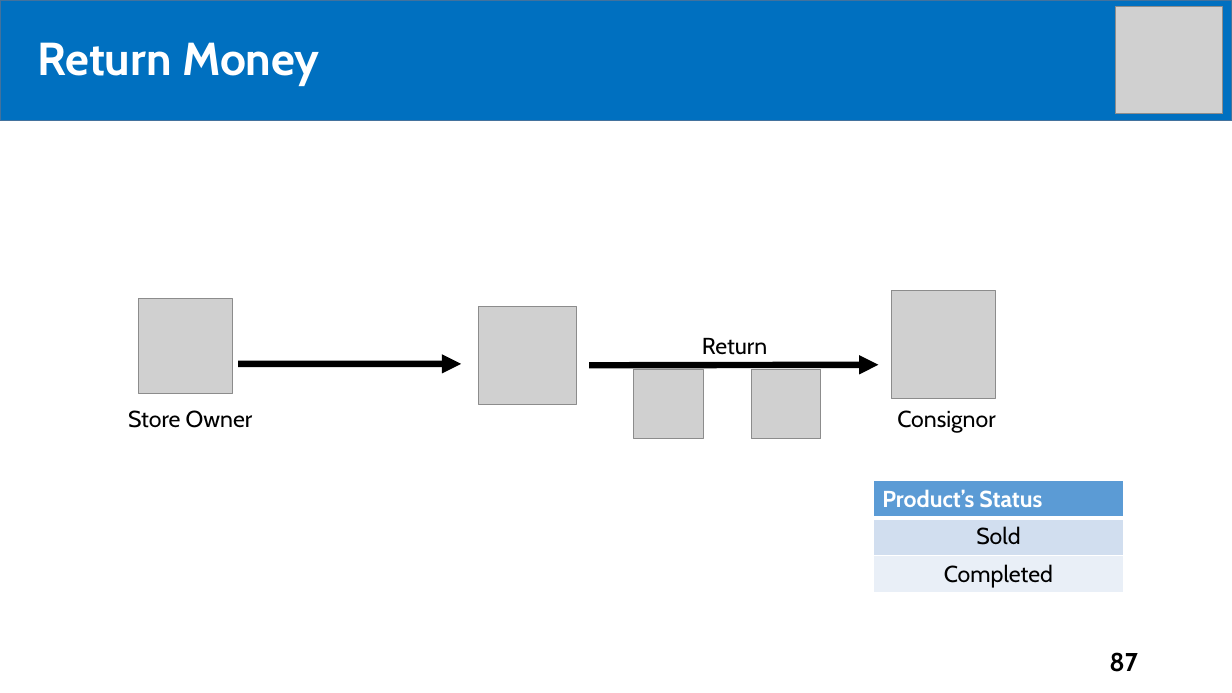
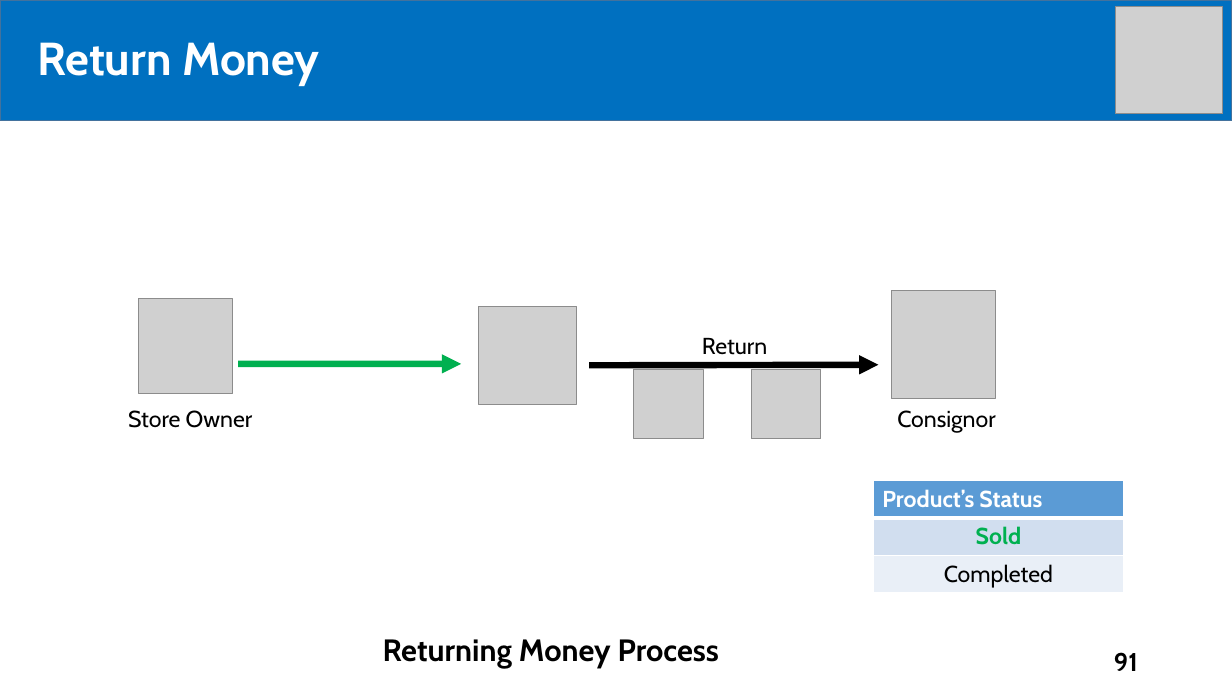
Before and after one commit to tiendan3108/CP, a slide deck: slide 91 of Source/Presentation/PreFinalPresentation.pptx (slide 87 before the commit). Drawn at 1232x693 pixels with LibreOffice and Linux fonts; fonts in the diff are those of the drawing; grey boxes stand for pictures. Boxes give left, top, right and bottom in pixels: in the first picture for what was removed or moved away, otherwise in the second. Text is boxed around its words. In the diff, an @@ line names an element or a change of style, - is before the commit and + after.

```diff
--- a/Source/Presentation/PreFinalPresentation.pptx
+++ b/Source/Presentation/PreFinalPresentation.pptx
@@ arrow (238, 364) - (461, 364): stroke #000000 5 pt to #00B050 5 pt @@
@@ table at [873,481,1124,592] @@
@@ text colour #000000 to #00B050, bold on in "Sold" @@
@@ text added at [383,639,719,668], 24 pt, text #000000, bold @@
+Returning Money Process
@@ page number at [1114,652,1138,671]: text changed @@
-87
+91
```
Also in this commit, not shown: 30 other slides changed, 5 slides added, 2 slides removed.
